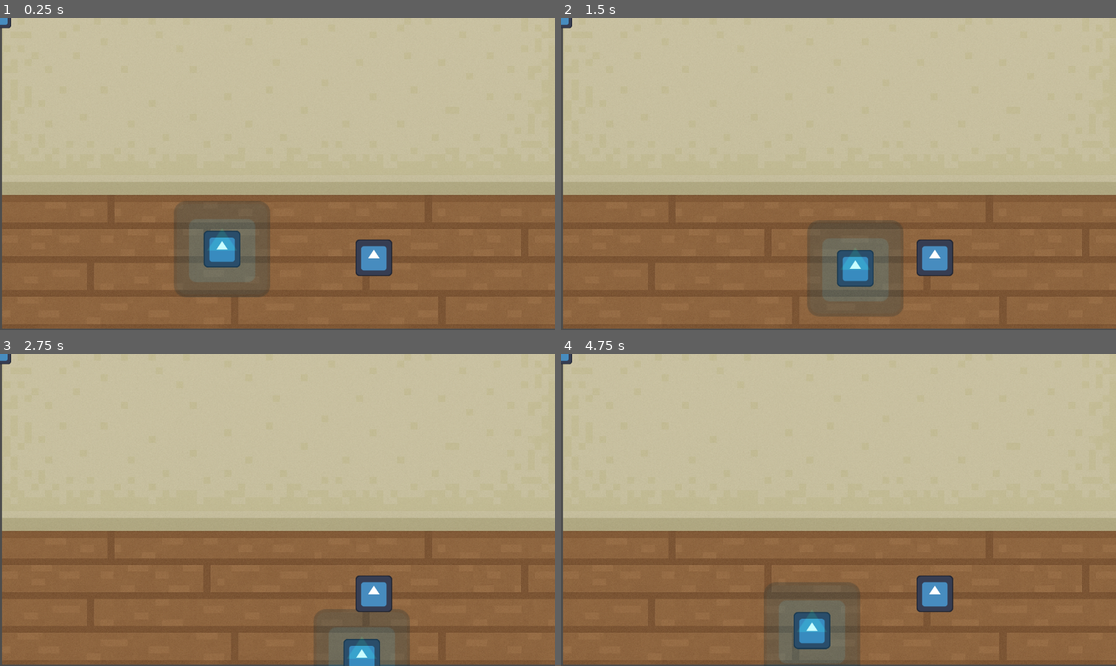
Above: before the commit, frames 1-4 (two rows, left to right).
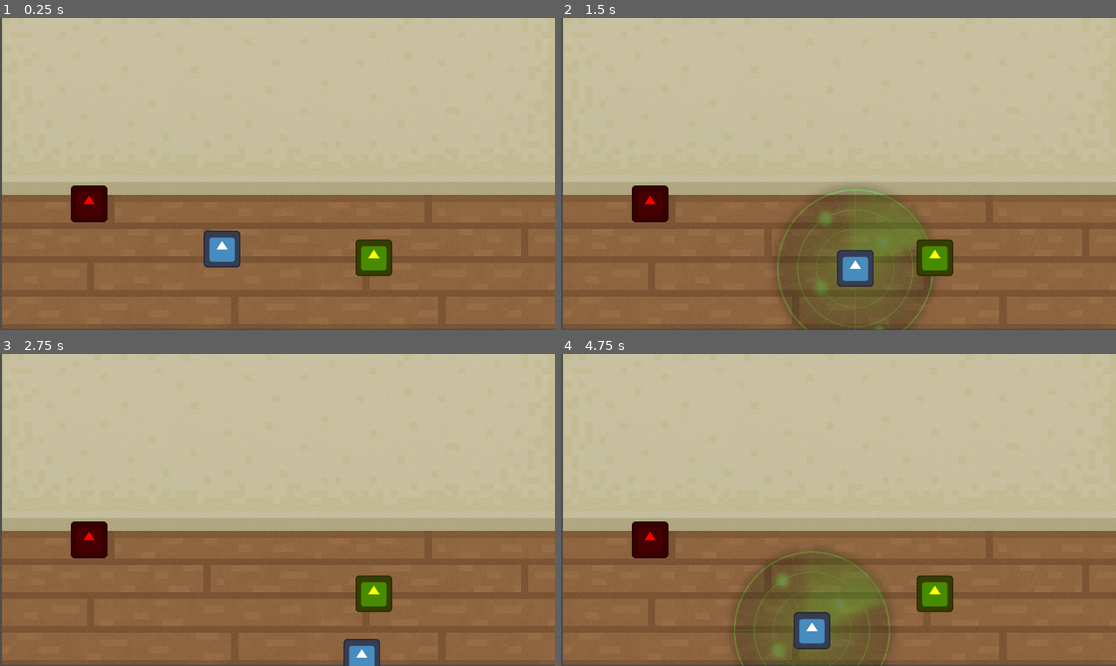
Above: after the commit, the same moments.

Repository: giulibaez/Escuadron-Anti-Sustos_grupo-7
Game: Godot game, scene res://Escenas/Niveles/main.tscn
Two runs of this game, one before a commit and one after it. Both use one fixed random seed, a clock stepped at 60 frames per second and the inputs below. The engine's default icon, where the game draws it, is replaced by a stand-in: a white triangle on a blue panel in a dark square.
Inputs:
- Up to frame 1 (0.25 s): no input
- Up to frame 2 (1.5 s): tap Enter at 0.5 s; hold D (derecha) 0.53-1.28 s; hold 3 (Contencion) 0.53-1.28 s; tap 1 (Deteccion) at 0.8, 1.35 s; hold S (abajo) from 1.28 s (still down)
- Up to frame 3 (2.75 s): tap 2 (Interacción) at 1.55 s; release S (abajo) at 2.03 s; hold D (derecha) from 2.03 s (still down); hold 2 (Interacción) from 2.03 s (still down); tap 3 (Contencion) at 2.3 s
- Up to frame 4 (4.75 s): release D (derecha) at 2.78 s; release 2 (Interacción) at 2.78 s; hold W (arriba) 2.78-3.53 s; tap 3 (Contencion) at 2.85, 4.55 s; tap 1 (Deteccion) at 3.05 s; tap Space at 3.5 s; hold 1 (Deteccion) 3.53-4.28 s; hold A (izquierda) from 3.53 s (still down); tap 2 (Interacción) at 3.8, 4.35 s

The runs differ from the first frame. In frame 1, 6.2% of the frame differs, in the area x 0-71%, y 0-90%; in frame 2, 9.0%, in the area x 0-71%, y 0-100%; in frame 3, 4.2%; in frame 4, 8.1%.

Commit message:
Radar fantasma y objeto visibles

Diff:
--- a/escuadrón-anti-sustos/Escenas/Fantasmas/fantasma.gd
+++ b/escuadrón-anti-sustos/Escenas/Fantasmas/fantasma.gd
@@ -1 +1,5 @@
 extends StaticBody2D
+
+
+func _on_player_deteccion() -> void:
+	pass # Replace with function body.
--- a/escuadrón-anti-sustos/Escenas/Fantasmas/fantasma.tscn
+++ b/escuadrón-anti-sustos/Escenas/Fantasmas/fantasma.tscn
@@ -1,19 +1,27 @@
-[gd_scene load_steps=4 format=3 uid="uid://cao8uhst47vib"]
+[gd_scene load_steps=5 format=3 uid="uid://cao8uhst47vib"]
 
 [ext_resource type="Script" uid="uid://ukpgjmqsfw1h" path="res://Escenas/Fantasmas/fantasma.gd" id="1_7cg5d"]
 [ext_resource type="Texture2D" uid="uid://ugxneb6f47ub" path="res://Assets/icon.svg" id="2_lkl3k"]
+
+[sub_resource type="RectangleShape2D" id="RectangleShape2D_7cg5d"]
+size = Vector2(128, 127)
 
 [sub_resource type="RectangleShape2D" id="RectangleShape2D_phspf"]
 size = Vector2(128, 127)
 
 [node name="Fantasma" type="StaticBody2D"]
+modulate = Color(1, 0, 0, 1)
 scale = Vector2(0.6, 0.6)
 script = ExtResource("1_7cg5d")
+
+[node name="Area2D" type="Area2D" parent="."]
+
+[node name="CollisionShape2D" type="CollisionShape2D" parent="Area2D"]
+shape = SubResource("RectangleShape2D_7cg5d")
 
 [node name="CollisionShape2D" type="CollisionShape2D" parent="."]
 scale = Vector2(0.6, 0.6)
 shape = SubResource("RectangleShape2D_phspf")
 
 [node name="Sprite2D" type="Sprite2D" parent="."]
-scale = Vector2(0.6, 0.6)
 texture = ExtResource("2_lkl3k")
--- a/escuadrón-anti-sustos/Escenas/Jugador/Detector/detector.gd
+++ /dev/null
@@ -1,31 +0,0 @@
-extends Area2D
-
-signal deteccion
-
-func _ready():
-	$Radar/SpriteRadar.hide()
-
-func _process(delta):
-	if Input.is_action_pressed("Deteccion"):
-		detectar()
-	if Input.is_action_pressed("Interacción"):
-		interactuar()
-	if Input.is_action_pressed("Contencion"):
-		contener()
-
-func detectar():
-	$Radar/SpriteRadar.show()
-	$Timer.start()
-	$Timer.timeout.connect(on_timer_timeout)
-
-func on_timer_timeout():
-	$Radar/SpriteRadar.hide()
-
-func interactuar():
-	pass
-
-func contener():
-	pass
-
-func _on_area_2d_body_entered(body: Node2D) -> void:
-	deteccion.emit()
--- a/escuadrón-anti-sustos/Escenas/Jugador/Detector/detector.tscn
+++ /dev/null
@@ -1,17 +0,0 @@
-[gd_scene load_steps=4 format=3 uid="uid://c1pu7kjpn78vq"]
-
-[ext_resource type="Script" uid="uid://beh3nc0chpgdo" path="res://Escenas/Jugador/Detector/detector.gd" id="1_omaw2"]
-[ext_resource type="Texture2D" uid="uid://ugxneb6f47ub" path="res://Assets/icon.svg" id="1_vljk8"]
-
-[sub_resource type="RectangleShape2D" id="RectangleShape2D_pnt3k"]
-size = Vector2(128, 127)
-
-[node name="Detector" type="CharacterBody2D"]
-scale = Vector2(0.25, 0.25)
-script = ExtResource("1_omaw2")
-
-[node name="Sprite2D" type="Sprite2D" parent="."]
-texture = ExtResource("1_vljk8")
-
-[node name="CollisionShape2D" type="CollisionShape2D" parent="."]
-shape = SubResource("RectangleShape2D_pnt3k")
--- a/escuadrón-anti-sustos/Escenas/Jugador/player.gd
+++ b/escuadrón-anti-sustos/Escenas/Jugador/player.gd
@@ -1,6 +1,11 @@
 extends CharacterBody2D
 
+signal deteccion
+
 const VELOCIDAD= 200
+
+func _ready():
+	$Radar/SpriteRadar.hide()
 
 func _physics_process(delta):
 	movimiento()
@@ -26,3 +31,25 @@
 
 	velocity.x = vel_x * VELOCIDAD
 	velocity.y = vel_y * VELOCIDAD
+
+func _process(delta):
+	if Input.is_action_pressed("Deteccion"):
+		detectar()
+	if Input.is_action_pressed("Interacción"):
+		interactuar()
+	if Input.is_action_pressed("Contencion"):
+		contener()
+
+func detectar():
+	$Radar/SpriteRadar.show()
+	$Radar/Timer.start()
+	$Radar/Timer.timeout.connect(on_timer_timeout)
+
+func on_timer_timeout():
+	$Radar/SpriteRadar.hide()
+
+func interactuar():
+	pass
+
+func contener():
+	pass
--- a/escuadrón-anti-sustos/Escenas/Jugador/player.tscn
+++ b/escuadrón-anti-sustos/Escenas/Jugador/player.tscn
@@ -1,24 +1,19 @@
-[gd_scene load_steps=5 format=3 uid="uid://b8t3srcdk0t68"]
+[gd_scene load_steps=6 format=3 uid="uid://b8t3srcdk0t68"]
 
 [ext_resource type="Texture2D" uid="uid://ugxneb6f47ub" path="res://Assets/icon.svg" id="1_4flbx"]
 [ext_resource type="Script" uid="uid://rsyjvwbio86i" path="res://Escenas/Jugador/player.gd" id="1_onrkg"]
+[ext_resource type="Texture2D" uid="uid://cr060cnc0fgkp" path="res://Assets/radar.webp" id="2_a7dgo"]
+
+[sub_resource type="CircleShape2D" id="CircleShape2D_6oo3n"]
+radius = 274.13
 
 [sub_resource type="RectangleShape2D" id="RectangleShape2D_onrkg"]
-size = Vector2(128, 127)
-
-[sub_resource type="CircleShape2D" id="CircleShape2D_6oo3n"]
-radius = 164.012
+size = Vector2(128, 128)
 
 [node name="Player" type="CharacterBody2D"]
 scale = Vector2(0.6, 0.6)
 script = ExtResource("1_onrkg")
 metadata/_edit_group_ = true
-
-[node name="CollisionShape2D" type="CollisionShape2D" parent="."]
-shape = SubResource("RectangleShape2D_onrkg")
-
-[node name="Sprite2D" type="Sprite2D" parent="."]
-texture = ExtResource("1_4flbx")
 
 [node name="Radar" type="Area2D" parent="."]
 
@@ -28,7 +23,13 @@
 [node name="SpriteRadar" type="Sprite2D" parent="Radar"]
 modulate = Color(0, 1, 1, 0.470588)
 self_modulate = Color(0, 0.956863, 1, 0.462745)
-scale = Vector2(2.60937, 2.60156)
-texture = ExtResource("1_4flbx")
+scale = Vector2(0.5, 0.5)
+texture = ExtResource("2_a7dgo")
 
 [node name="Timer" type="Timer" parent="Radar"]
+
+[node name="CollisionShape2D2" type="CollisionShape2D" parent="."]
+shape = SubResource("RectangleShape2D_onrkg")
+
+[node name="Sprite2D" type="Sprite2D" parent="."]
+texture = ExtResource("1_4flbx")
--- a/escuadrón-anti-sustos/Escenas/Niveles/main.gd
+++ b/escuadrón-anti-sustos/Escenas/Niveles/main.gd
@@ -1,6 +1 @@
 extends Node2D
-
-var detector = preload("res://Escenas/Jugador/Detector/detector.tscn")
-
-func ready():
-	add_child(detector)
--- a/escuadrón-anti-sustos/Escenas/Niveles/main.tscn
+++ b/escuadrón-anti-sustos/Escenas/Niveles/main.tscn
@@ -18,4 +18,4 @@
 position = Vector2(776, 498)
 
 [node name="Fantasma" parent="." instance=ExtResource("5_kxym5")]
-position = Vector2(0, -2)
+position = Vector2(185, 386)
--- a/escuadrón-anti-sustos/Escenas/Objetos/Objeto.tscn
+++ b/escuadrón-anti-sustos/Escenas/Objetos/Objeto.tscn
@@ -7,11 +7,17 @@
 size = Vector2(128, 127)
 
 [node name="Objeto" type="StaticBody2D"]
+modulate = Color(1, 1, 0, 1)
 scale = Vector2(0.6, 0.6)
 script = ExtResource("1_1vx4q")
 
-[node name="Sprite2D" type="Sprite2D" parent="."]
-texture = ExtResource("2_fgnto")
+[node name="Area2D" type="Area2D" parent="."]
+
+[node name="CollisionShape2D" type="CollisionShape2D" parent="Area2D"]
+shape = SubResource("RectangleShape2D_1vx4q")
 
 [node name="CollisionShape2D" type="CollisionShape2D" parent="."]
 shape = SubResource("RectangleShape2D_1vx4q")
+
+[node name="Sprite2D" type="Sprite2D" parent="."]
+texture = ExtResource("2_fgnto")
Binary file added: escuadrón-anti-sustos/Assets/radar.webp
Not shown, added: escuadrón-anti-sustos/Assets/radar.webp.import
Not shown, removed: escuadrón-anti-sustos/Escenas/Jugador/Detector/detector.gd.uid
